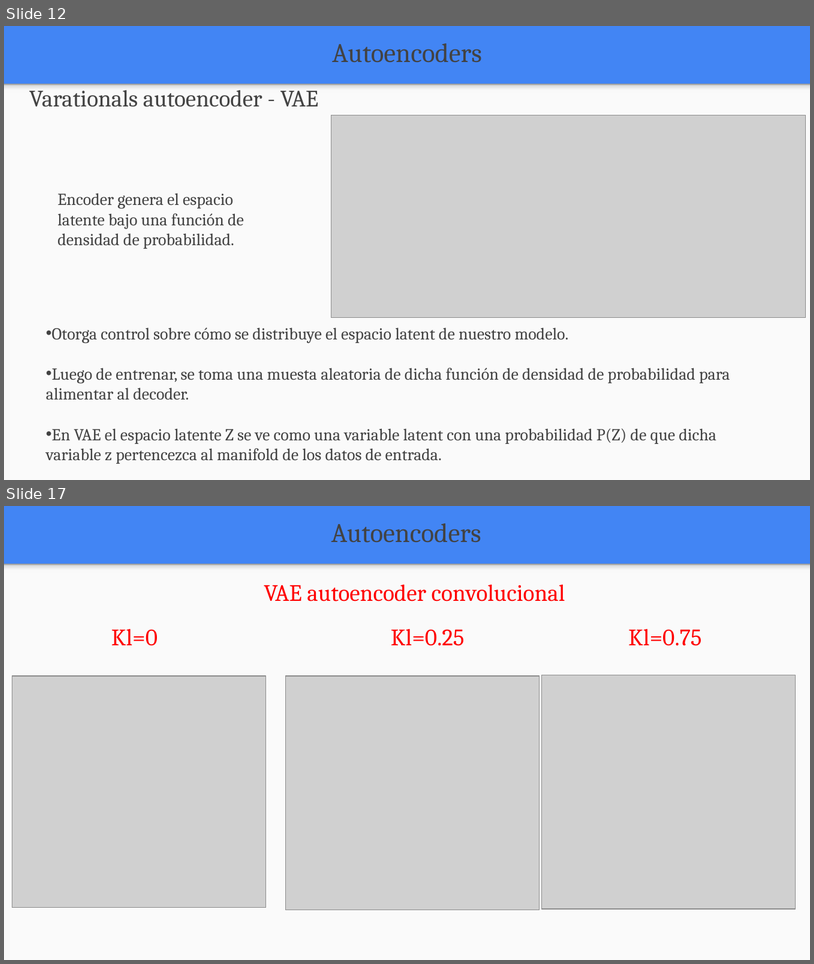
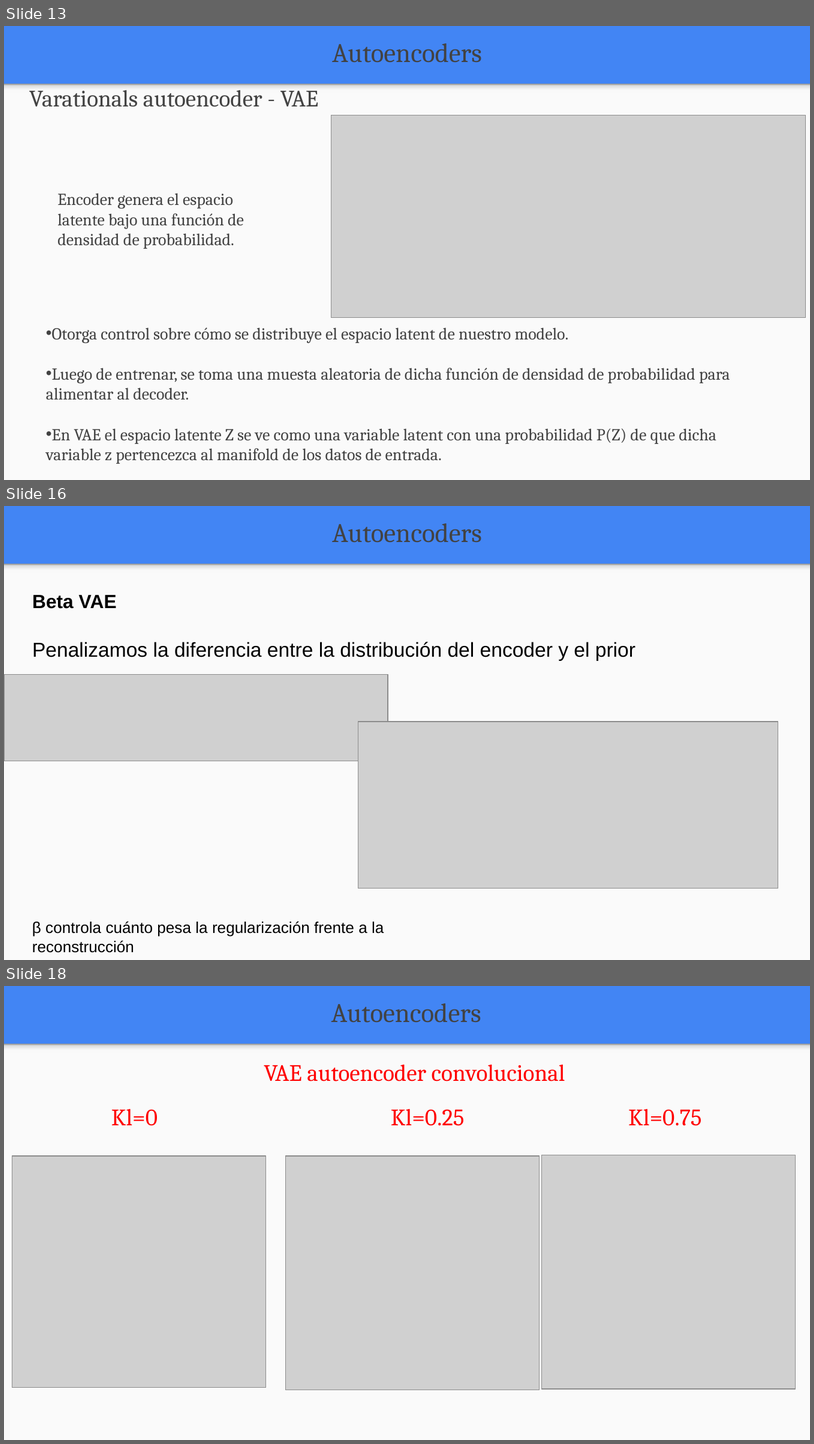
Before and after one commit to FIUBA-Posgrado-Inteligencia-Artificial/aprendizaje_profundo, a slide deck: clase_7/teoria/Clase_7.pptx. Shown one above the other, each under a label of ours: slides 12 and 17 before the commit, slides 13, 16 and 18 after it; the slides between them are not shown. The pictures are 814x964 and 814x1444 pixels, drawn with LibreOffice and Linux fonts; fonts in the diff are those of the drawing; grey boxes stand for pictures. Boxes give left, top, right and bottom in pixels: in the first picture for what was removed or moved away, otherwise in the second. Text is boxed around its words. In the diff, an @@ line names an element or a change of style, - is before the commit and + after.

```diff
--- a/clase_7/teoria/Clase_7.pptx
+++ b/clase_7/teoria/Clase_7.pptx
@@ slide 16 added at [4,506,810,960], background #4285F4; not listed: 2 template elements that a slide beside it also shows @@
@@ text added at [332,523,482,543], 24 pt, text #424242 @@
+Autoencoders
@@ text added at [32,595,636,660], 18 pt, text #000000 @@
+Beta VAE
+Penalizamos la diferencia entre la distribución del encoder y el prior
@@ picture added at [4,675,388,761] @@
@@ picture added at [359,721,779,888] @@
@@ text added at [32,921,384,952], 14 pt, text #000000 @@
+β controla cuánto pesa la regularización frente a la reconstrucción
@@ what was slide 12 is now slide 13 @@
@@ what was slide 17 is now slide 18 @@
```
Also in this commit, not shown: 13 slides changed, 5 other files.
